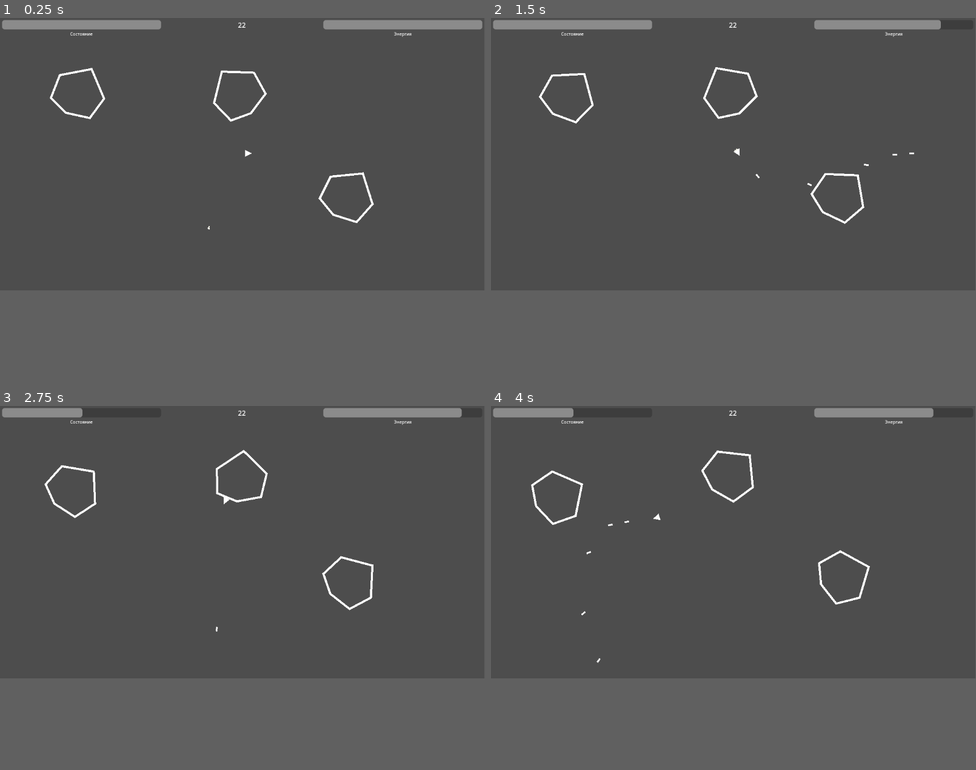
Above: before the commit, frames 1-4 (two rows, left to right).
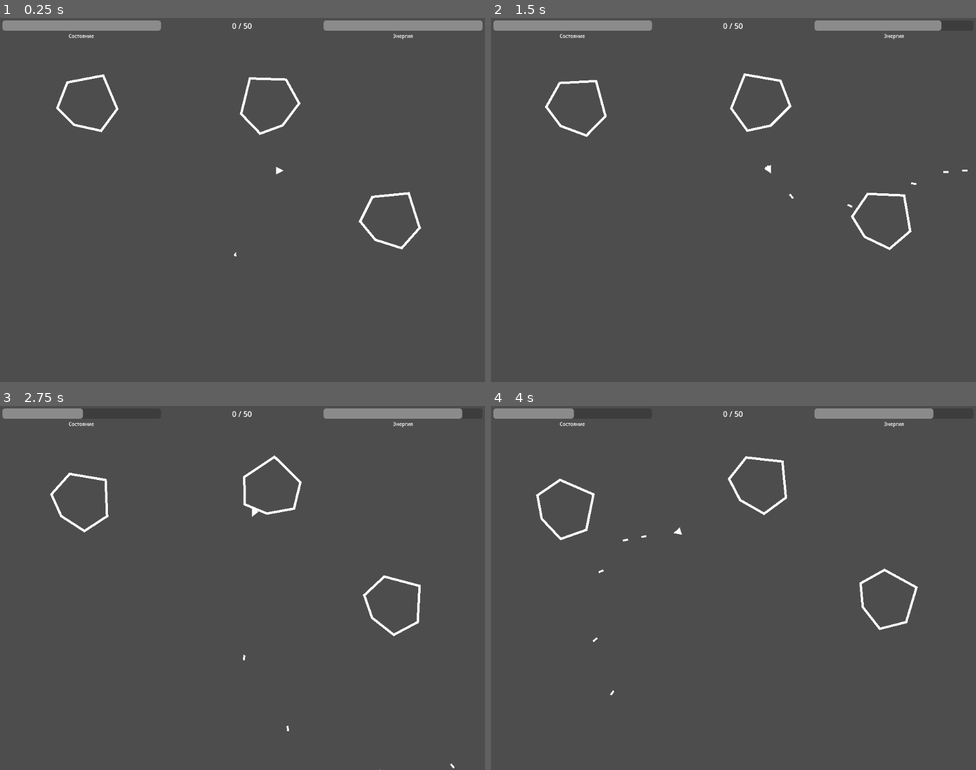
Above: after the commit, the same moments.

Repository: SerJolion/Asteroids
Game: Godot game, scene res://Scenes/main_scene.tscn
Two runs of this game, one before a commit and one after it. Both use one fixed random seed, a clock stepped at 60 frames per second and the inputs below. The project has no main scene, so this scene is started directly.
Inputs:
- Up to frame 1 (0.25 s): no input
- Up to frame 2 (1.5 s): tap Enter (ui_accept) at 0.5, 0.6, 0.77, 1.07, 1.35 s; hold Right (ui_right) 0.53-1.28 s; hold Down (ui_down) from 1.28 s (still down)
- Up to frame 3 (2.75 s): tap Enter (ui_accept) at 1.52, 1.82, 2.1 s; release Down (ui_down) at 2.03 s; hold Right (ui_right) from 2.03 s (still down)
- Up to frame 4 (4 s): release Right (ui_right) at 2.78 s; hold Up (ui_up) 2.78-3.53 s; tap Enter (ui_accept) at 2.85, 3.02, 3.32, 3.6, 3.77 s; hold Left (ui_left) from 3.53 s (still down)
In our replay, the window is 799x449 before the commit and 800x600 after it. These sizes can differ from the game's own. Grey fills any space a smaller window leaves; there, only what the larger window draws over its background counts as a difference.

The runs differ from the first frame. In frame 1, 2.0% of the frame differs, in the area x 0-100%, y 0-66%; in frame 2, 2.0%, in the area x 0-99%, y 0-64%; in frame 3, 1.9%; in frame 4, 1.9%.

Commit message:
Добавил звук и общий рефакторинг кода
Добавил возможность проигрывать звук для игрока. Еще немного почистил код

Diff:
--- a/Objects/AsteroidLarge.tscn
+++ b/Objects/AsteroidLarge.tscn
@@ -1,6 +1,6 @@
 [gd_scene load_steps=2 format=3 uid="uid://dl81odprhwp4t"]
 
-[ext_resource type="Script" path="res://Scripts/AsteroidLogic.gd" id="1_qljo3"]
+[ext_resource type="Script" path="res://Scripts/Objects/AsteroidLogic.gd" id="1_qljo3"]
 
 [node name="AsteroidLarge" type="RigidBody2D"]
 mass = 10.0
--- a/Objects/AsteroidMedium.tscn
+++ b/Objects/AsteroidMedium.tscn
@@ -1,6 +1,6 @@
 [gd_scene load_steps=2 format=3 uid="uid://mjhb3l00ei48"]
 
-[ext_resource type="Script" path="res://Scripts/AsteroidLogic.gd" id="1_1y7sm"]
+[ext_resource type="Script" path="res://Scripts/Objects/AsteroidLogic.gd" id="1_1y7sm"]
 
 [node name="AsteroidMedium" type="RigidBody2D"]
 mass = 5.0
--- a/Objects/Bullet.tscn
+++ b/Objects/Bullet.tscn
@@ -1,6 +1,6 @@
 [gd_scene load_steps=3 format=3 uid="uid://wjsf0l4dpopa"]
 
-[ext_resource type="Script" path="res://Scripts/Bullet.gd" id="1_4w7ed"]
+[ext_resource type="Script" path="res://Scripts/Objects/Bullet.gd" id="1_4w7ed"]
 
 [sub_resource type="RectangleShape2D" id="RectangleShape2D_thhl3"]
 size = Vector2(13.5, 6)
--- a/Objects/Interfaces/EndGamePanel.tscn
+++ b/Objects/Interfaces/EndGamePanel.tscn
@@ -1,6 +1,6 @@
 [gd_scene load_steps=2 format=3 uid="uid://covwwif1vwy4r"]
 
-[ext_resource type="Script" path="res://Scripts/EndGamePanelLogic.gd" id="1_4jbit"]
+[ext_resource type="Script" path="res://Scripts/Interface/EndGamePanelLogic.gd" id="1_4jbit"]
 
 [node name="EndGamePanel" type="Control"]
 layout_mode = 3
--- a/Objects/Interfaces/UserInterfase.tscn
+++ b/Objects/Interfaces/UserInterfase.tscn
@@ -1,6 +1,6 @@
 [gd_scene load_steps=2 format=3 uid="uid://d4mhe8clsfr08"]
 
-[ext_resource type="Script" path="res://Scripts/UserInterfaseLogic.gd" id="1_1h2w6"]
+[ext_resource type="Script" path="res://Scripts/Interface/UserInterfaseLogic.gd" id="1_1h2w6"]
 
 [node name="UserInterfase" type="Control"]
 layout_mode = 3
--- a/Objects/player.tscn
+++ b/Objects/player.tscn
@@ -1,6 +1,6 @@
 [gd_scene load_steps=4 format=3 uid="uid://do2avrg4ds25w"]
 
-[ext_resource type="Script" path="res://Scripts/PlayerLogic.gd" id="1_kt0p5"]
+[ext_resource type="Script" path="res://Scripts/Objects/PlayerLogic.gd" id="1_kt0p5"]
 [ext_resource type="Material" uid="uid://b2iayc63jw1q5" path="res://Materials/Particles/ShipFire.material" id="2_vig8w"]
 
 [sub_resource type="PhysicsMaterial" id="PhysicsMaterial_un3k1"]
@@ -40,5 +40,7 @@
 
 [node name="InvincibleTimer" type="Timer" parent="."]
 
+[node name="AudioPlayer" type="AudioStreamPlayer2D" parent="."]
+
 [connection signal="body_entered" from="HurtBox" to="." method="_on_hurt_box_body_entered"]
 [connection signal="timeout" from="InvincibleTimer" to="." method="_on_invincible_timer_timeout"]
--- a/Scenes/main_scene.tscn
+++ b/Scenes/main_scene.tscn
@@ -6,8 +6,9 @@
 [ext_resource type="PackedScene" uid="uid://d4mhe8clsfr08" path="res://Objects/Interfaces/UserInterfase.tscn" id="4_qcs80"]
 
 [sub_resource type="Curve2D" id="Curve2D_n0bfm"]
+bake_interval = 10.0
 _data = {
-"points": PackedVector2Array(0, 0, 0, 0, 1316, -128, 0, 0, 0, 0, 1316, 701, 0, 0, 0, 0, -146, 713, 0, 0, 0, 0, -150, -127, 0, 0, 0, 0, 1316, -128)
+"points": PackedVector2Array(0, 0, 0, 0, 1136, 848, 0, 0, 0, 0, -95, 857, 0, 0, 0, 0, -93, -80, 0, 0, 0, 0, 1128, -90, 0, 0, 0, 0, 1136, 848)
 }
 point_count = 5
 
@@ -31,8 +32,8 @@
 curve = SubResource("Curve2D_n0bfm")
 
 [node name="AsteroidSpawPoint" type="PathFollow2D" parent="World/AsteroidSpawnPath"]
-position = Vector2(1316, -128)
-rotation = 1.5708
+position = Vector2(1136, 848)
+rotation = 3.13428
 
 [node name="AsteroidLarge" parent="World" instance=ExtResource("2_nbj44")]
 position = Vector2(191, 176)
--- a/Scripts/GameLogic.gd
+++ b/Scripts/GameLogic.gd
@@ -1,7 +1,6 @@
 extends Node
 
-@export var VinScore:int = 20
-
+@export var VinScore:int = 50
 
 @onready var World:Node2D = $World
 @onready var UserInterface:Control = $InterfaceLayer/UserInterfase
@@ -9,15 +8,11 @@
 
 var CurrentScore:int = 0: set = SetScore
 
-# Called when the node enters the scene tree for the first time.
 func _ready():
 	UserInterface.Init(World.GetPlayer())
 	World.GameObjectDestroed.connect(func(Score):CurrentScore+=Score)
 	World.PlayerDestroed.connect(PlayerLose)
-
-# Called every frame. 'delta' is the elapsed time since the previous frame.
-func _process(delta):
-	pass
+	UserInterface.UpdateVinScore(CurrentScore, VinScore)
 
 func _on_ateroid_spawn_timer_timeout():
 	World.SpawnAsteroid()
--- /dev/null
+++ b/Scripts/Global.gd
@@ -0,0 +1,15 @@
+extends Node
+
+# Called when the node enters the scene tree for the first time.
+func _ready():
+	pass # Replace with function body.
+
+# Called every frame. 'delta' is the elapsed time since the previous frame.
+func _process(delta):
+	pass
+
+func Pause():
+	pass
+
+func Exit():
+	pass
--- a/Scripts/EndGamePanelLogic.gd
+++ b/Scripts/Interface/EndGamePanelLogic.gd
@@ -8,14 +8,14 @@
 func _ready():
 	pass # Replace with function body.
 
-
 # Called every frame. 'delta' is the elapsed time since the previous frame.
 func _process(delta):
 	pass
 
 func SetTitle(value:String, TitleColor:Color=Color.WHITE)->void:
-	Title.modulate = TitleColor
-	Title.text = value
+	if Title != null:
+		Title.modulate = TitleColor
+		Title.text = value
 
 func _on_restart_button_pressed():
 	pass # Replace with function body.
--- a/Scripts/UserInterfaseLogic.gd
+++ b/Scripts/Interface/UserInterfaseLogic.gd
@@ -6,20 +6,9 @@
 @onready var EnergyBar:ProgressBar = $MarginContainer/VBoxContainer/BarsContainer/VBoxContainer/EnergyBar
 @onready var VinScoreLabel:Label = $MarginContainer/VBoxContainer/BarsContainer/VinScoreLabel
 
-var Player:RigidBody2D = null
-
-# Called when the node enters the scene tree for the first time.
-func _ready():
-	pass
-
-# Called every frame. 'delta' is the elapsed time since the previous frame.
-func _process(delta):
-	pass
-
 func Init(player:Node2D)->void:
-	Player = player
-	Player.HealthChanged.connect(UpdateHealthBar)
-	Player.EnergyChanged.connect(UpdateEnergyBar)
+	player.HealthChanged.connect(UpdateHealthBar)
+	player.EnergyChanged.connect(UpdateEnergyBar)
 
 func UpdateHealthBar(value:float, MaxValue:float)->void:
 	HealthBar.value = (value * 100)/MaxValue
--- a/Scripts/AsteroidLogic.gd
+++ b/Scripts/Objects/AsteroidLogic.gd
@@ -13,17 +13,11 @@
 
 var Direction:Vector2
 
-# Called when the node enters the scene tree for the first time.
 func _ready():
 	rotation = randf_range(0,360)
 	Direction = Vector2(1,0).rotated(randf()*2.0*PI)
 	constant_torque = RotationSpeed
 	constant_force = Direction * Speed
-
-func _physics_process(delta):
-	pass
-	#apply_central_force(Direction.normalized()*Speed*delta)
-	#apply_torque(RotationSpeed*delta)
 
 func _exit_tree():
 	get_parent().ObjectDestroed(10)
--- a/Scripts/Bullet.gd
+++ b/Scripts/Objects/Bullet.gd
@@ -3,12 +3,6 @@
 @export var Speed:float = 400.0
 @export var Damage:float = 5.0
 @export var LifeTime:float = 10.0
-
-func _ready():
-	pass
-
-func _process(delta):
-	pass
 
 func _physics_process(delta):
 	var Velocity = transform.x.normalized() * Speed * delta
--- a/Scripts/PlayerLogic.gd
+++ b/Scripts/Objects/PlayerLogic.gd
@@ -4,10 +4,12 @@
 signal EnergyChanged(NewValue, MaxValue)
 
 @onready var BulletScene:PackedScene = load("res://Objects/Bullet.tscn")
+@onready var PewSound:AudioStreamMP3 = load("res://Sound/pew.mp3")
 
 @onready var Particles:GPUParticles2D = $Particles
 @onready var BulletPostition:Node2D = $BulletPosition
 @onready var InvincibleTimer:Timer = $InvincibleTimer
+@onready var AudioPlayer:AudioStreamPlayer2D = $AudioPlayer
 @onready var DisplayWidth:int =  ProjectSettings.get_setting("display/window/size/viewport_width")
 @onready var DisplayHeight:int = ProjectSettings.get_setting("display/window/size/viewport_height")
 
@@ -25,7 +27,6 @@
 var Energy:float = 1 : set = SetEnergy
 
 var Invincible:bool = false
-
 
 func _ready():
 	Health = MaxHealth
@@ -85,10 +86,12 @@
 		get_parent().add_child(Bullet)
 		Bullet.translate(BulletPostition.global_position)
 		Bullet.rotation = rotation
+		AudioPlayer.stream = PewSound
+		AudioPlayer.play()
 
 func _on_hurt_box_body_entered(body):
 	if body != self:
-		if linear_velocity.length() > 100:
+		if linear_velocity.length() > 50:
 			AddDamage(ContactDamage)
 			Invincible = true
 			InvincibleTimer.start()
--- a/project.godot
+++ b/project.godot
@@ -13,3 +13,8 @@
 config/name="Asteroids"
 config/features=PackedStringArray("4.1", "Forward Plus")
 config/icon="res://icon.svg"
+
+[display]
+
+window/size/viewport_width=1024
+window/size/viewport_height=768
Not shown, added: Sound/pew.mp3.import
Not shown, added: Sound/pew.mp3
